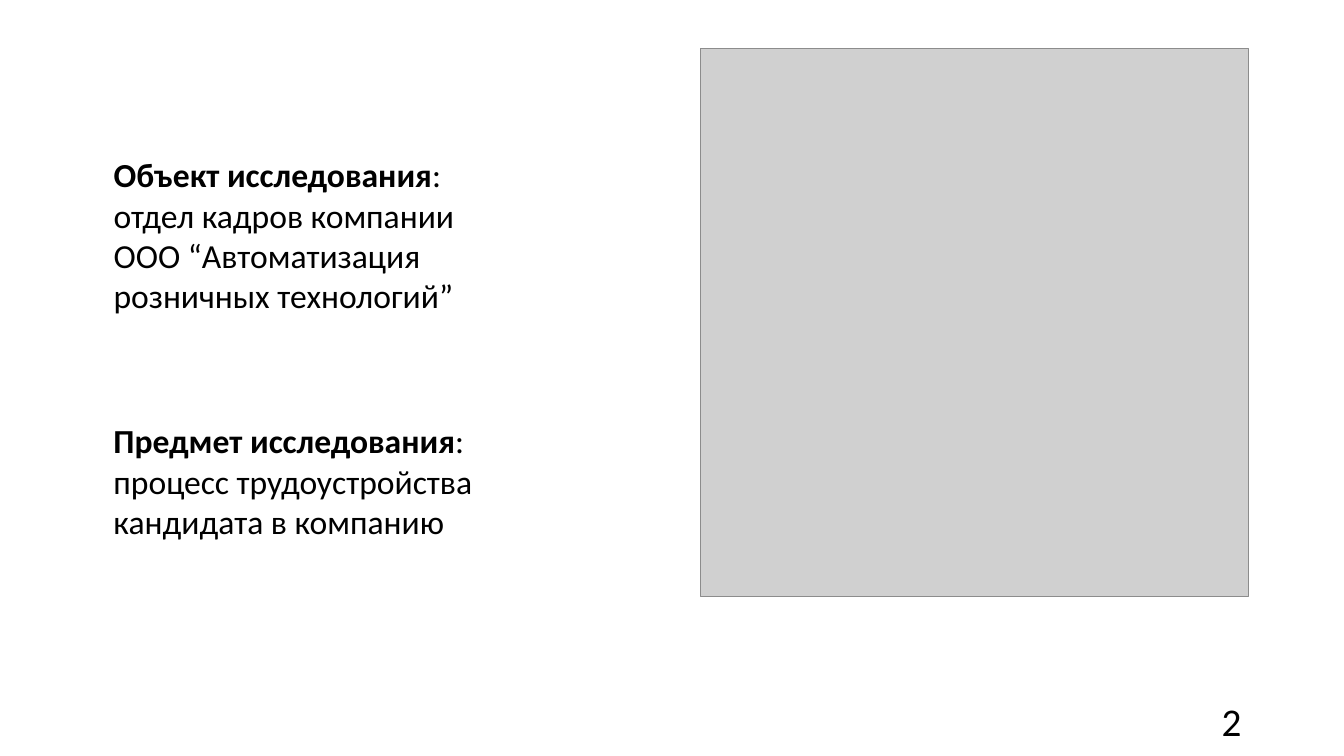
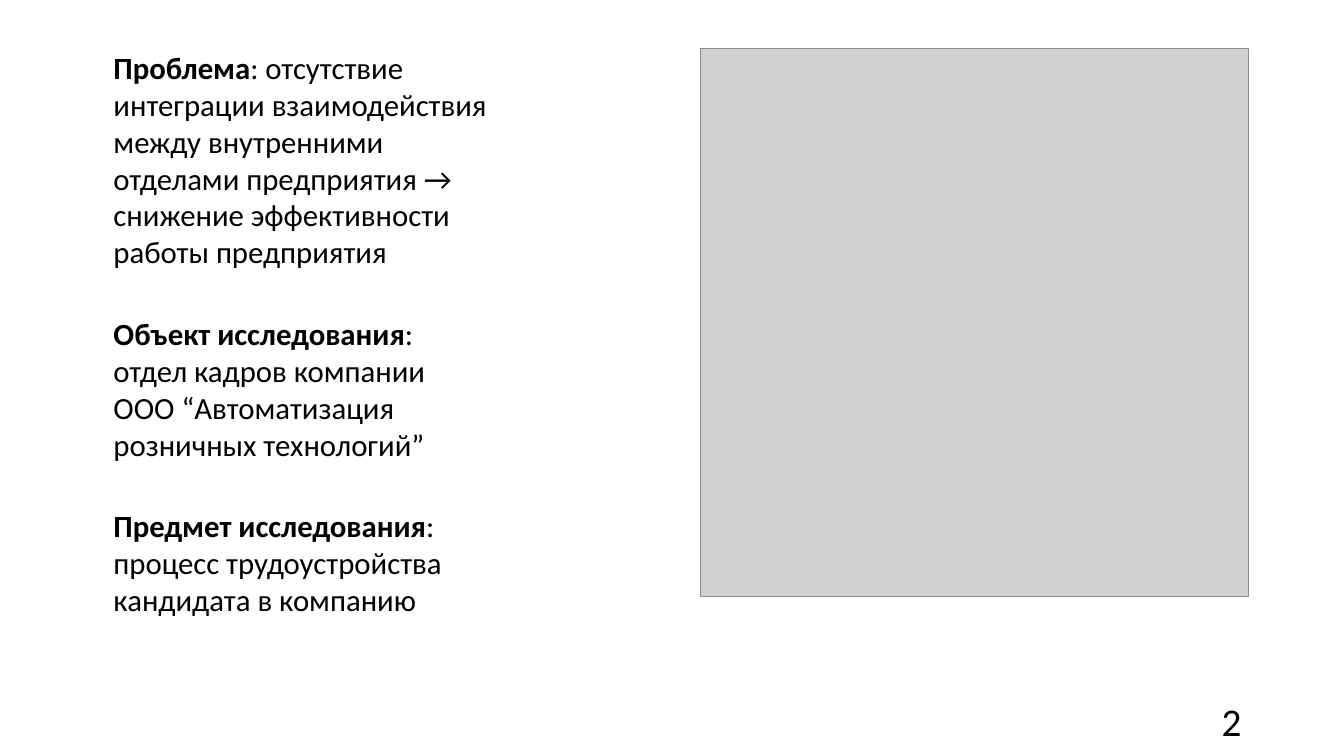
Before and after one commit to churakovra/graduateWork, a slide deck: slide 2 of product/vkr_pres_for_printing.pptx. Drawn at 1344x756 pixels with LibreOffice and Linux fonts; fonts in the diff are those of the drawing; grey boxes stand for pictures. Boxes give left, top, right and bottom in pixels: in the first picture for what was removed or moved away, otherwise in the second. Text is boxed around its words. In the diff, an @@ line names an element or a change of style, - is before the commit and + after.

```diff
--- a/product/vkr_pres_for_printing.pptx
+++ b/product/vkr_pres_for_printing.pptx
@@ text added at (x1=113, y1=58, x2=487, y2=268), 22 pt, text #000000 @@
+Проблема: отсутствие интеграции взаимодействия между внутренними отделами предприятия → снижение эффективности работы предприятия
@@ text "Объект исследования: отдел кадров компании ..." at (x1=113, y1=324, x2=425, y2=461): size 24 to 22 pt @@
@@ text "Объект исследования: отдел кадров компании ..." moved from (x1=114, y1=164, x2=454, y2=314) to (x1=113, y1=324, x2=425, y2=461) @@
@@ text "Предмет исследования: процесс трудоустройства кандидата ..." moved from (x1=113, y1=431, x2=472, y2=540) to (x1=113, y1=517, x2=441, y2=616) @@
@@ text "Предмет исследования: процесс трудоустройства кандидата ..." at (x1=113, y1=517, x2=441, y2=616): size 24 to 22 pt @@
```
Also in this commit, not shown: 17 other slides changed, 3 slides added, 4 slides removed, 10 other files.
